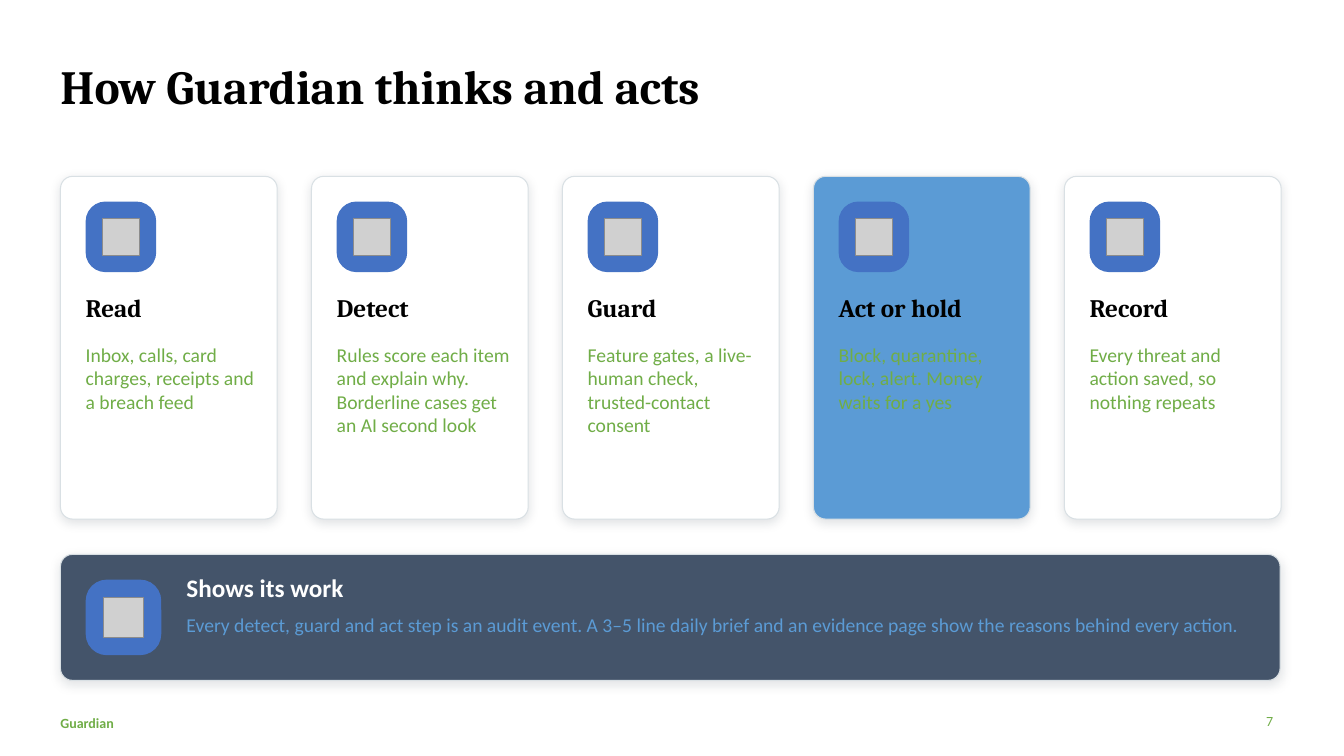
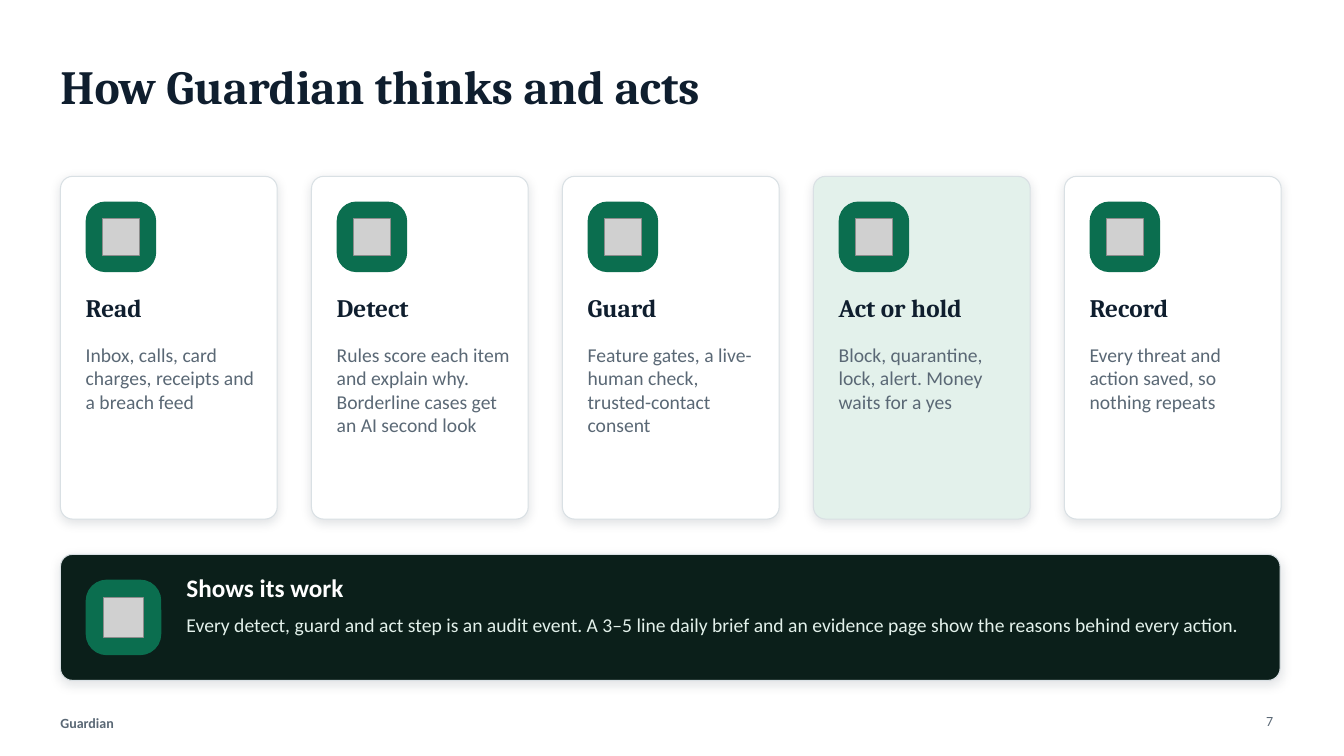
Before and after one commit to aravindramesh2806/Guardian, a slide deck: slide 7 of presentation/Guardian.pptx. Drawn at 1344x756 pixels with LibreOffice and Linux fonts; fonts in the diff are those of the drawing; grey boxes stand for pictures; background and template pictures are left out. Boxes give left, top, right and bottom in pixels: in the first picture for what was removed or moved away, otherwise in the second. Text is boxed around its words. In the diff, an @@ line names an element or a change of style, - is before the commit and + after.

```diff
--- a/presentation/Guardian.pptx
+++ b/presentation/Guardian.pptx
@@ rounded rectangle at (814,176,1030,519): fill #5B9BD5 to #E3F1EB @@
@@ text colour #000000 to #0F1E2E in 6 elements at (60,71,700,105), (86,299,142,317), (337,300,409,317), (588,299,657,318), (839,299,962,317), (1090,299,1168,317) @@
@@ rounded rectangle at (60,555,1280,681): fill #44546A to #0B1F1A @@
@@ fill #4472C4 to #0B6E4F in 6 elements at (86,202,156,272), (337,202,407,272), (588,202,658,272), (839,202,909,272), (1090,202,1160,272), (86,580,161,655) @@
@@ text "Every detect, guard and act ..." at (186,618,1237,636): text colour #5B9BD5 to #E3F1EB @@
@@ text colour #70AD47 to #5A6875 in 7 elements at (86,348,254,409), (337,348,509,432), (588,348,751,432), (839,348,983,412), (1090,348,1221,413), (1266,717,1273,726), (60,718,113,728) @@
```
Also in this commit, not shown: 11 other slides changed, 1 other file.
